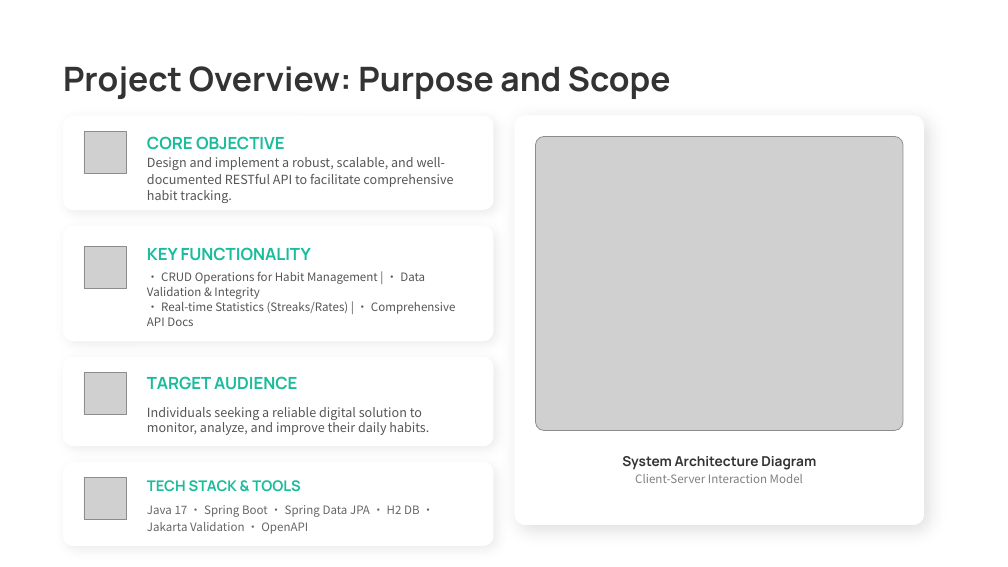
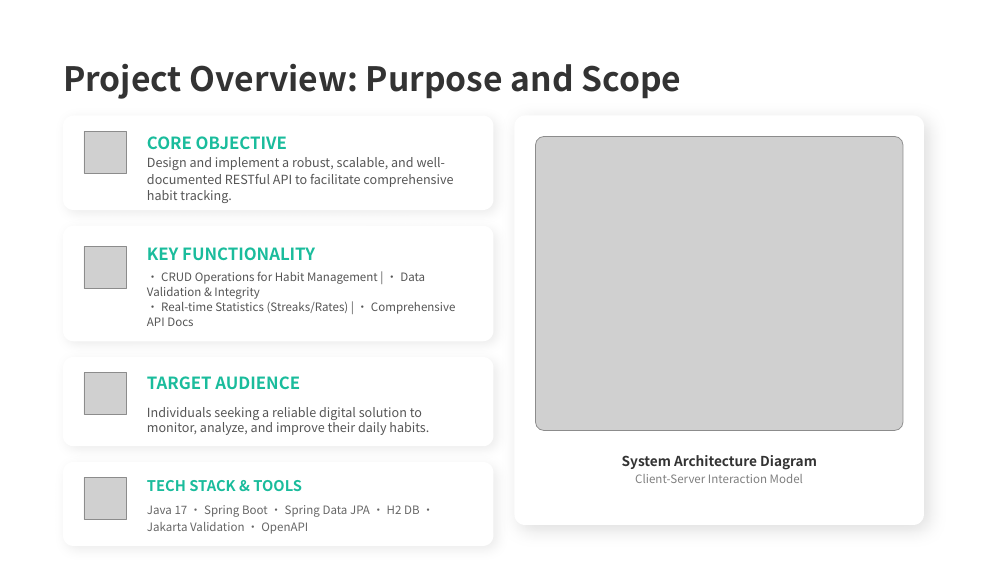
Before and after one commit to lanmeishijie/habit-tracker-api, a slide deck: slide 2 of docs/Presentation.pptx. Drawn at 1008x567 pixels with LibreOffice and Linux fonts; fonts in the diff are those of the drawing; grey boxes stand for pictures; background and template pictures are left out. Boxes give left, top, right and bottom in pixels: in the first picture for what was removed or moved away, otherwise in the second. Text is boxed around its words. In the diff, an @@ line names an element or a change of style, - is before the commit and + after.

```diff
--- a/docs/Presentation.pptx
+++ b/docs/Presentation.pptx
@@ font Manrope to Noto Sans CJK SC in 5 elements at (x1=63, y1=64, x2=681, y2=99), (x1=147, y1=136, x2=287, y2=150), (x1=147, y1=247, x2=315, y2=261), (x1=147, y1=376, x2=300, y2=390), (x1=147, y1=480, x2=302, y2=491) @@
@@ text at (x1=622, y1=455, x2=817, y2=470): font Manrope to Noto Sans CJK SC in "System Architecture Diagram" @@
```
Also in this commit, not shown: 6 other slides changed.
